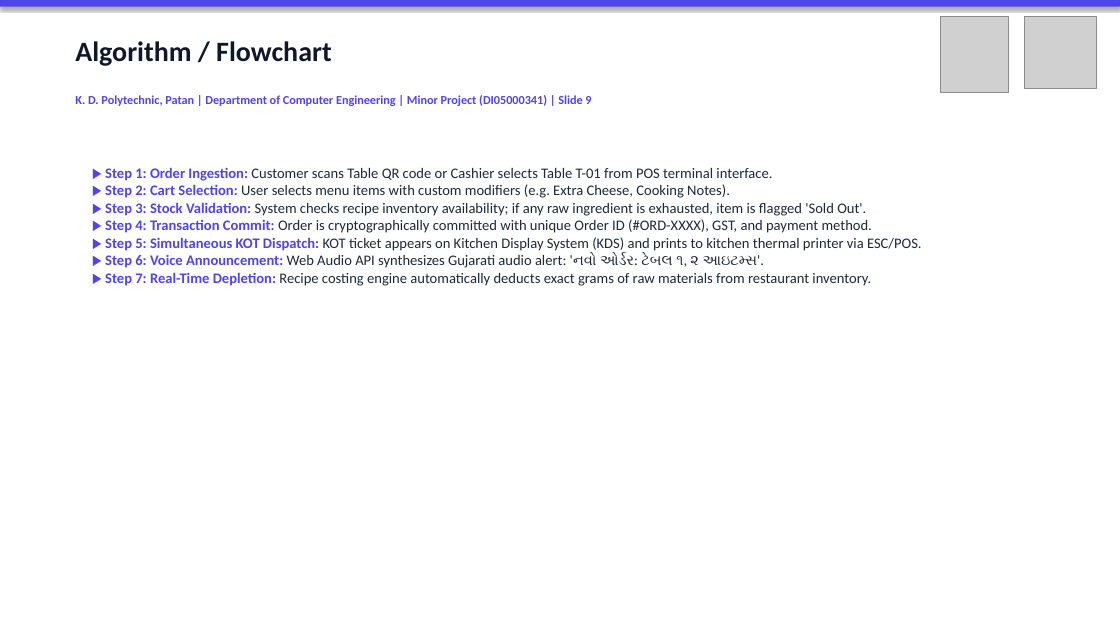
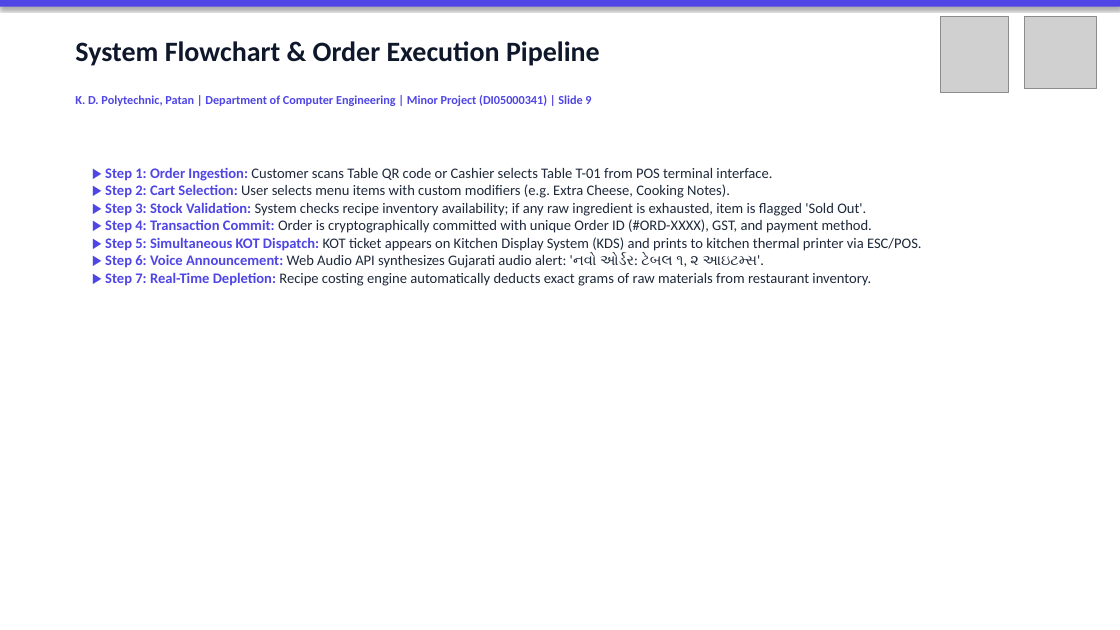
Before and after one commit to Shubh-Patel-07/DineFlow-AI, a slide deck: slide 9 of docs/DineFlow_AI_GTU_Minor_Project_Presentation.pptx. Drawn at 1120x630 pixels with LibreOffice and Linux fonts; fonts in the diff are those of the drawing; grey boxes stand for pictures. Boxes give left, top, right and bottom in pixels: in the first picture for what was removed or moved away, otherwise in the second. Text is boxed around its words. In the diff, an @@ line names an element or a change of style, - is before the commit and + after.

```diff
--- a/docs/DineFlow_AI_GTU_Minor_Project_Presentation.pptx
+++ b/docs/DineFlow_AI_GTU_Minor_Project_Presentation.pptx
@@ text at (75,41,600,66): text changed @@
-Algorithm / Flowchart
+System Flowchart & Order Execution Pipeline
```
Also in this commit, not shown: 9 other slides changed, 1 slide added, 1 slide removed, 1 other file.
